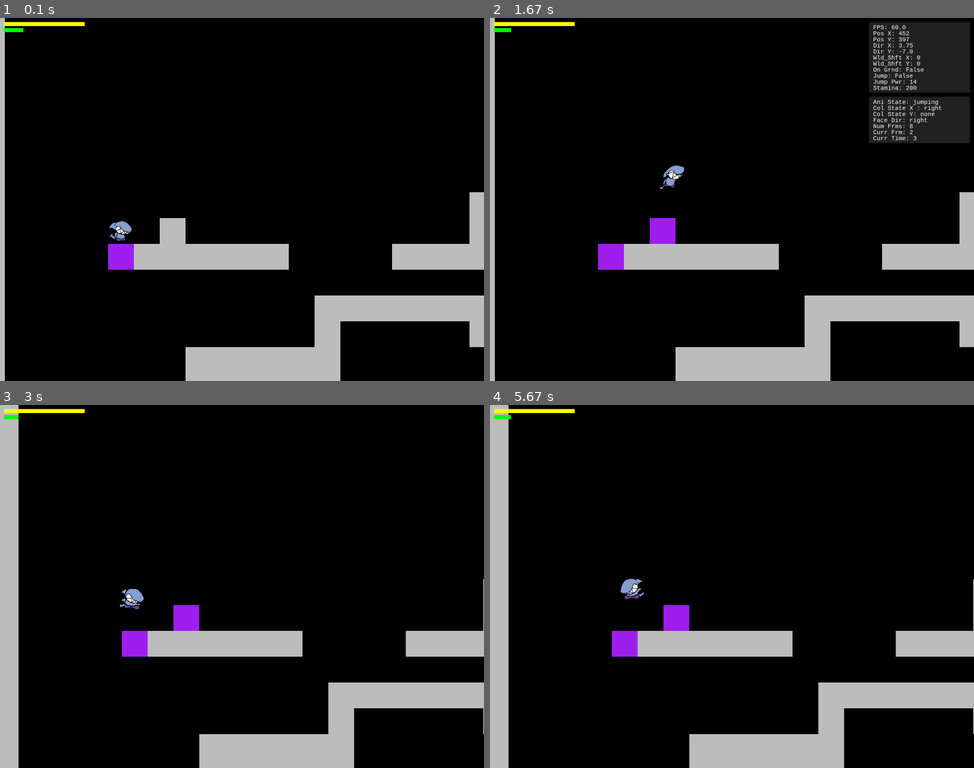
Above: before the commit, frames 1-4 (two rows, left to right).
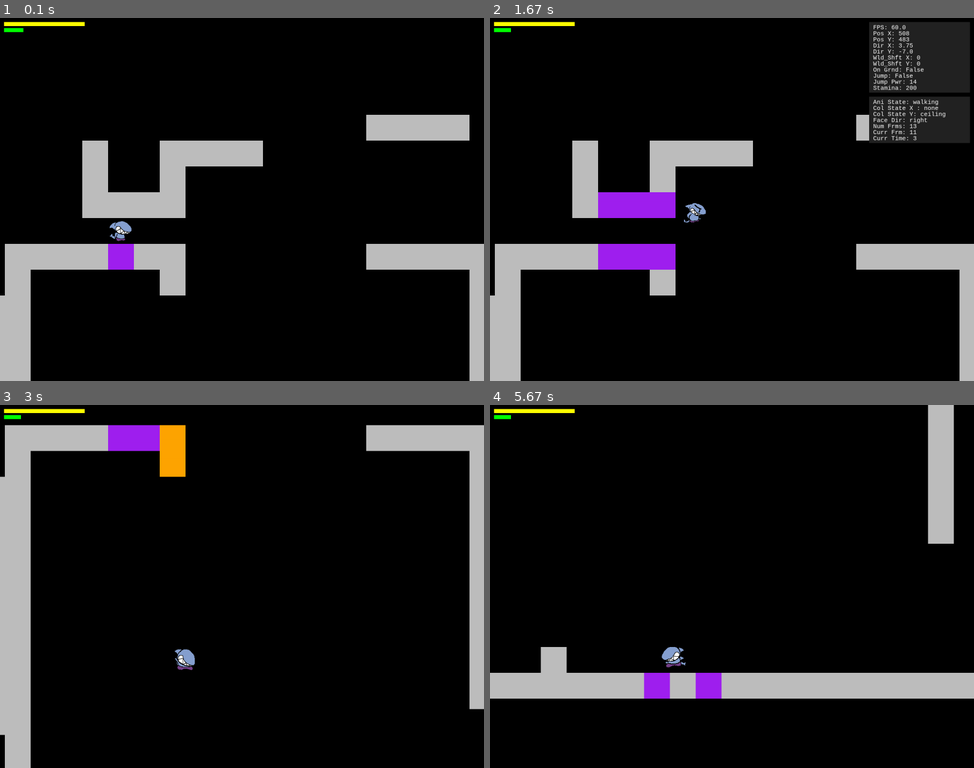
Above: after the commit, the same moments.

Repository: Ossifier/PygamePlatformerEngine
Game: pygame game, started from main.py
Two runs of this game, one before a commit and one after it. Both use one fixed random seed, a clock stepped at 60 frames per second and the inputs below.
Inputs:
- Up to frame 1 (0.1 s): no input
- Up to frame 2 (1.67 s): tap Space at 0.33, 0.73, 1.03, 1.23, 1.53 s; hold Right 0.67-1.13 s; tap 0 at 0.82 s; hold Right 1.17-1.63 s
- Up to frame 3 (3 s): hold Left 1.67-2.2 s; tap Space at 1.73, 2.03, 2.3, 2.6, 2.73 s; hold Left 2.23-2.63 s; tap 0 at 2.38 s; hold Right from 2.67 s (still down)
- Up to frame 4 (5.67 s): tap Space at 3.03, 3.4, 3.7, 3.9, 4.2, 4.4, 4.7, 4.9, 5.2, 5.47 s; release Right at 3.3 s; hold Left 3.33-3.8 s; hold Right 3.83-4.3 s; tap 0 at 3.98, 5.55 s; hold Right 4.33-4.8 s; hold Left 4.83-5.37 s; hold Left from 5.4 s (still down)

The runs differ from the first frame. In frame 1, 19% of the frame differs, in the area x 0-100%, y 0-100%; in frame 2, 19%; in frame 3, 19%; in frame 4, 20%.

Commit message:
fixed level_test_3.py
Floor got deleted at some point during testing. Re-added.

Diff:
--- a/settings.py
+++ b/settings.py
@@ -30,10 +30,10 @@
     'X                                                                                        ',
     'X                                                                                        ',
     'X                                                                                        ',
-    'X                                                                                        ',
+    'X                                           P                                            ',
     '                                           XX                                            ',
     '                                           XX                                            ',
-    '     P                                     XX                                            X',
+    '                                           XX                                            X',
     'XXXXXXXXXXXXXXXXXXXXXXXXXXXXXXXXXXXXXXXXXXXXXXXXXXXXXXXXXXXXXXXXXXXXXXXXXXXXXXXXXXXXXXXXX',
     'X X X X X X X X X X X X X X X X X X X X X X X X X X X X X X X X X X X X X X X X X X X X X',
     'XX X X X X X X X X X X X X X X X X X X X X X X X X X X X X X X X X X X X X X X X X X X X ',
@@ -48,24 +48,6 @@
     'XXXXXXXXXXXXXXXXXXXXXXXXXXXXXXXXXXXXXXXXXXXXXXXXXXXXXXXXXXXXXXXXXXXXXXXXXXXXXXXXXXXXXXXXXX',
 ]
 
-level_test_2 = [
-    'X                                                                                       ',
-    'X                                                                                       ',
-    'X                                                                                       ',
-    'X                                                                      XXXXXXX     XXXXXXX            ',
-    'X                         XXXXXXX   XXXXXXX                                                           ',
-    'X                                                                                       ',
-    'X                                                       XXXXXXXXX                                ',
-    'X        XXXXXXX                                                                               ',
-    'X                  XXXXXXX                                                                     ',
-    'X  P                                                                                     ',
-    'X  X                                                                                       ',
-    'X  X                                                                                       ',
-    'X  X                                                                                       ',
-    'XXXXXXXX                                                                                       ',
-
-]
-
 level_test_3 = [
     'XX                                                            ',
     ' X                                                            ',
@@ -74,22 +56,28 @@
     'XX                                                             ',
     ' X                                                            ',
     'XX                                                          ',
-    ' X                             XXXX                          ',
-    'XX                  XXXX                                     ',
-    ' X    P X           X                                        ',
+    ' X                          XXXX                          ',
+    'XX               X  XXXX                                     ',
+    ' X       X       X  X                                        ',
     'XX    XXXXXXX    XXXX                                        ',
-    ' X                                    X X X                 X',
+    ' X                P                   X X X                 X',
     'XX            XXXXXXX       XXXXX     XXXXX     X          XX',
     ' X            X     X           XX  XXX                     X ',
     'XX       XXXXXX                 X                        XXXX',
     ' X       XXXXXX                 X   XXXXXXX                 X',
     'XX       XXXXXX                 X                    XXXX   X',
     ' XXXXXX  XXXXXX                 X                    XXXX   X',
-    'XX       XXXXXX                 X                    XXXX   X',
-    ' X       XXXXXX                 X                    XXXX   X',
-    'XX       XXXXXX                 X                    XXXX   X',
-    ' X       XXXXXX                 X                    XXXX   X',
-    'XX       XXXXXX                 X                    XXXX   X',
+    'XX      XXXXXXX                 X                    XXXX   X',
+    ' X   XXXXXXXXXX                 X                    XXXX   X',
+    'XXX     XXXXXXX                 X                    XXXX   X',
+    ' XXXX  XXXXXXXX                 X                    XXXX   X',
+    'XX    XXXXXXXXX                 X                    XXXX   X',
+    'XXXX  XXXXXXXXX                                              ',
+    ' XXXX         X                                                  ',
+    'XXXXXX        X                                                   ',
+    ' XXXXXX                                                          ',
+    'XX               X                                           ',
+    ' XXXXXXXXXXXXXXXXXXXXXXXXXXXXXXXXXXXXXXXXXXXXXXXXXXXXXXXXXXXX',
 
 ]
 
